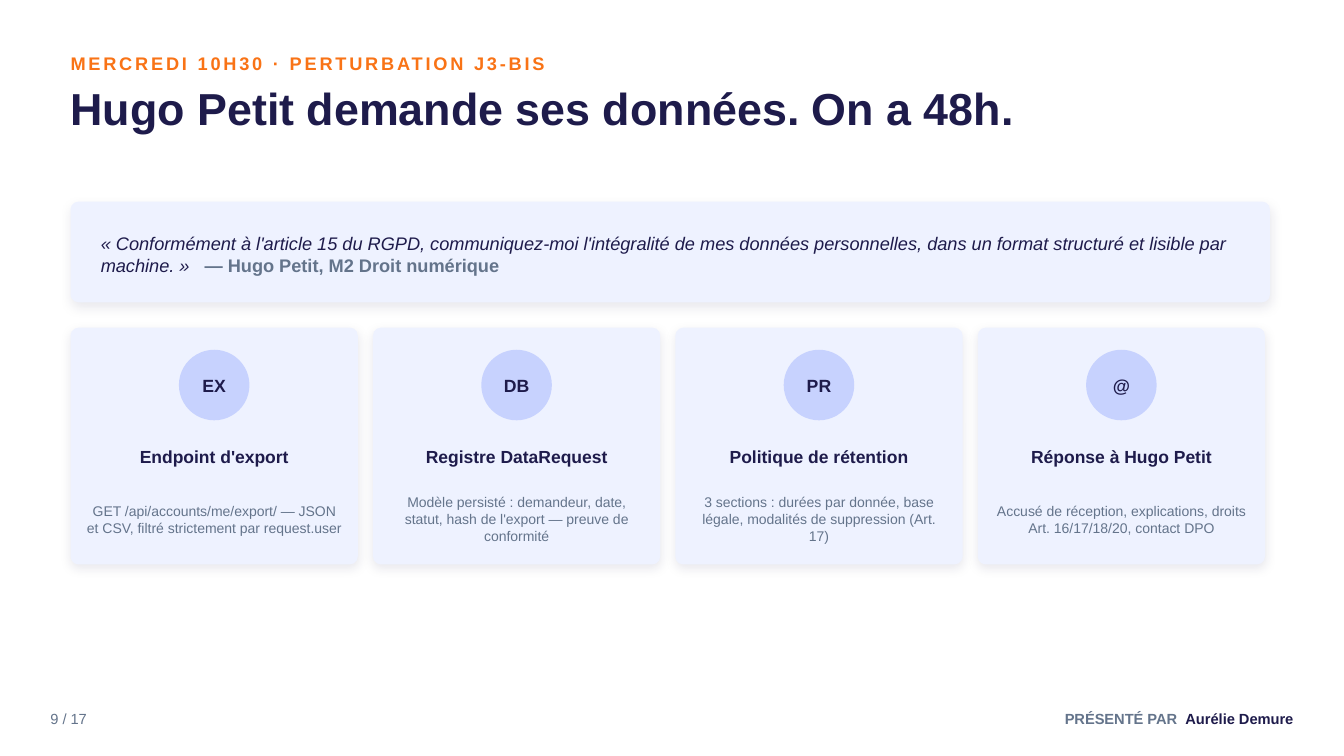
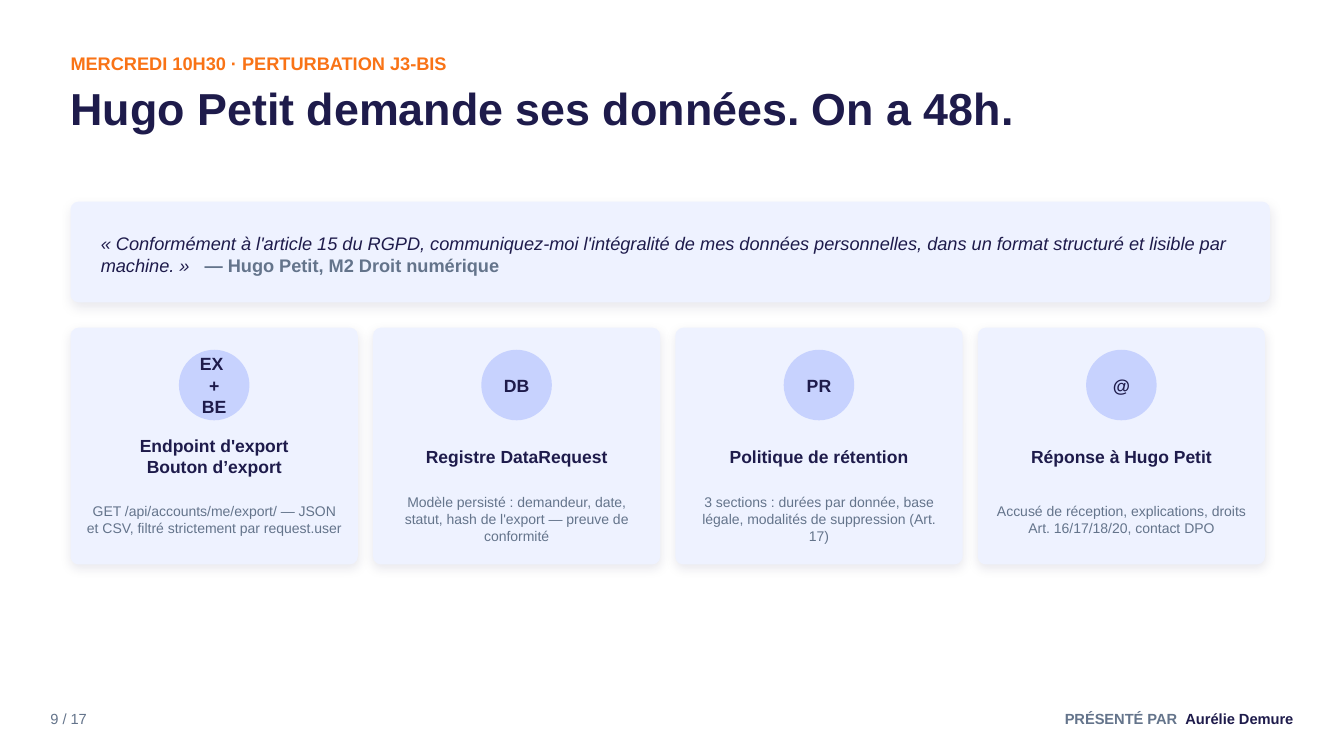
Before and after one commit to M4XAW/apocalipssi, a slide deck: slide 9 of docs/soutenance/equipe-29-soutenance-orale-v1.0.pptx. Drawn at 1344x756 pixels with LibreOffice and Linux fonts; fonts in the diff are those of the drawing. Boxes give left, top, right and bottom in pixels: in the first picture for what was removed or moved away, otherwise in the second. Text is boxed around its words. In the diff, an @@ line names an element or a change of style, - is before the commit and + after.

Commit message:
docs/ update presentation

```diff
--- a/docs/soutenance/equipe-29-soutenance-orale-v1.0.pptx
+++ b/docs/soutenance/equipe-29-soutenance-orale-v1.0.pptx
@@ text "MERCREDI 10H30 · PERTURBATION J3-BIS" at [71,57,447,70]: letter spacing 2 to 0 pt @@
@@ text at [202,401,227,413]: paragraphs added @@
++
+BE
@@ text at [147,460,282,477]: paragraph added @@
+Bouton d’export
```
Also in this commit, not shown: 16 other slides changed, 1 other file.
